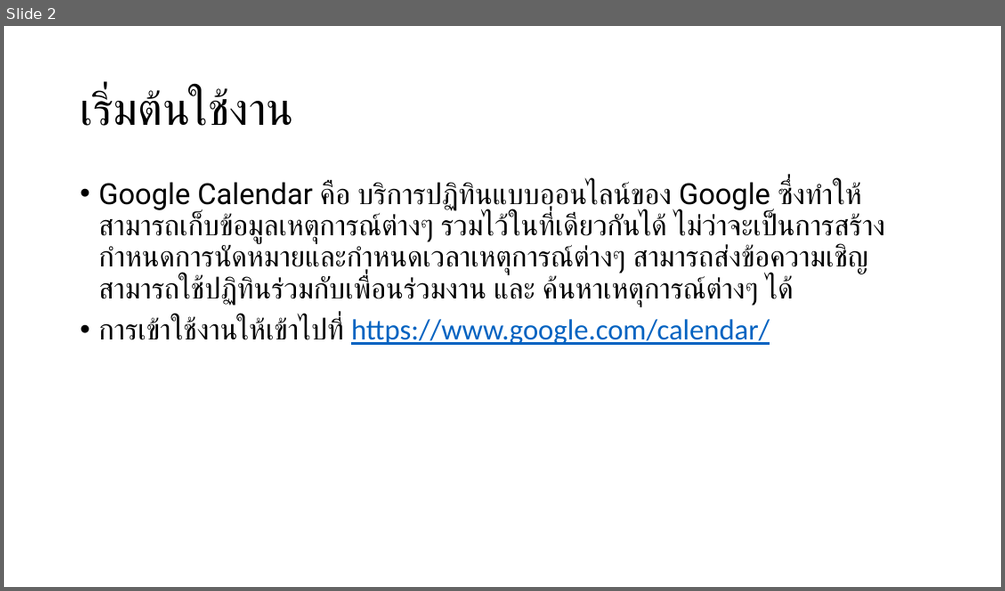
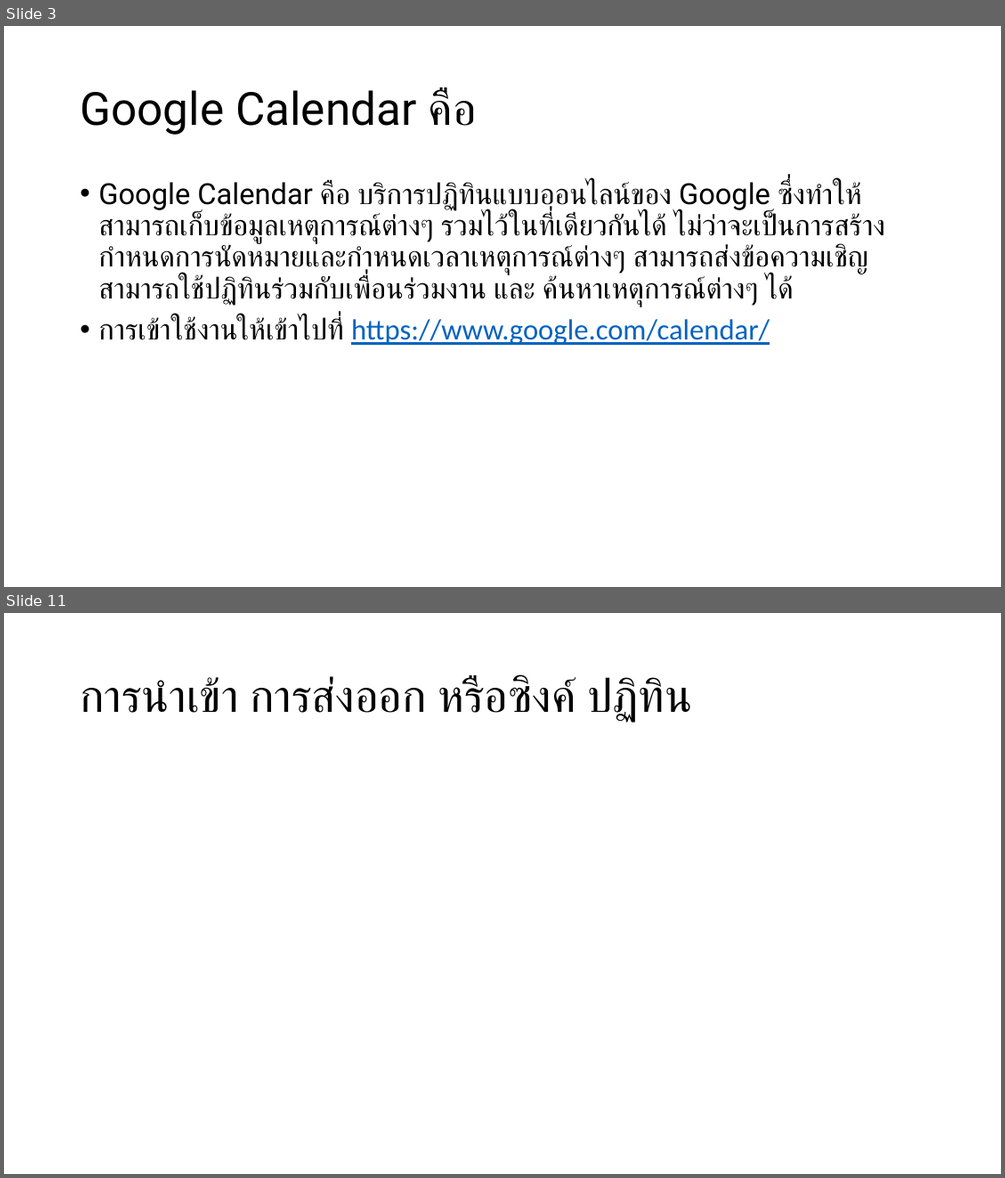
Before and after one commit to bratchasak/gcalendar, a slide deck: Google Calendar.pptx. Shown one above the other, each under a label of ours: slide 2 before the commit, slides 3 and 11 after it; the slides between them are not shown. The pictures are 1005x591 and 1005x1178 pixels, drawn with LibreOffice and Linux fonts; fonts in the diff are those of the drawing. Boxes give left, top, right and bottom in pixels: in the first picture for what was removed or moved away, otherwise in the second. Text is boxed around its words. In the diff, an @@ line names an element or a change of style, - is before the commit and + after.

```diff
--- a/Google Calendar.pptx
+++ b/Google Calendar.pptx
@@ slide 11 added at (x1=4, y1=613, x2=1001, y2=1174), background #FFFFFF @@
@@ title added at (x1=80, y1=676, x2=692, y2=722), 44 pt, text #000000 @@
+การนำเข้า การส่งออก หรือซิงค์ ปฏิทิน
@@ what was slide 2 is now slide 3 @@
@@ slide 3 changed as well @@
@@ title at (x1=80, y1=89, x2=477, y2=135): text changed @@
-เริ่มต้นใช้งาน
+Google Calendar คือ
```
Also in this commit, not shown: 1 other slide changed, 14 other slides added, 9 slides removed, 1 other file.
